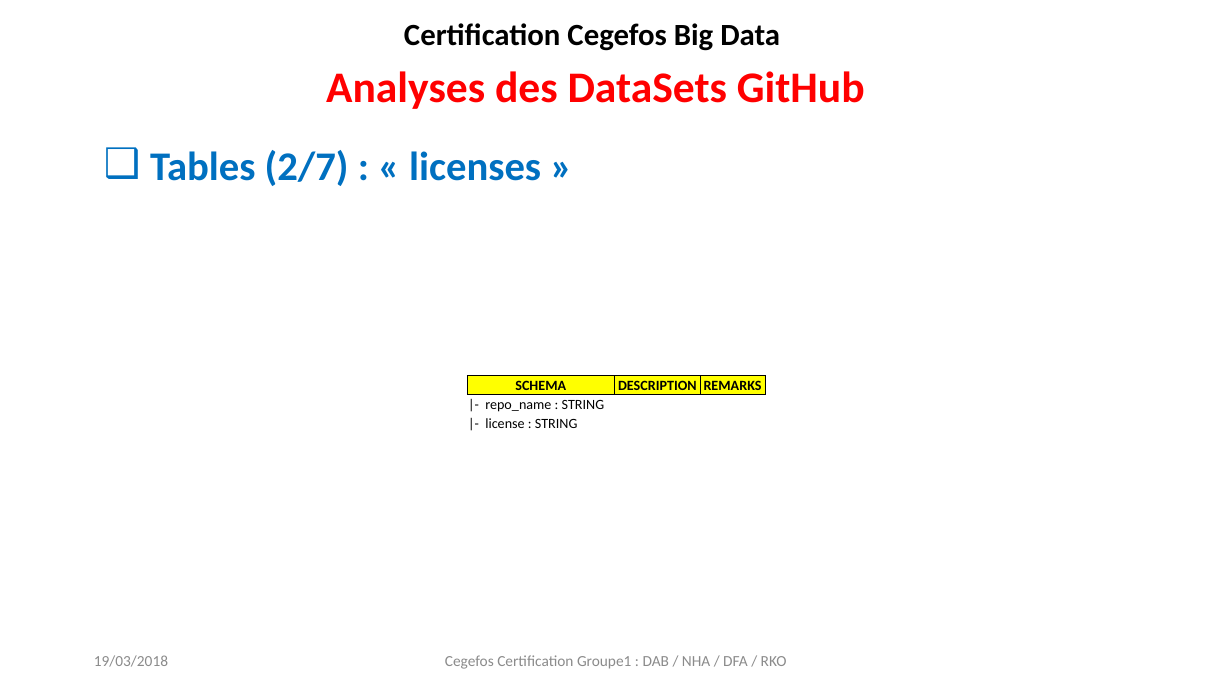
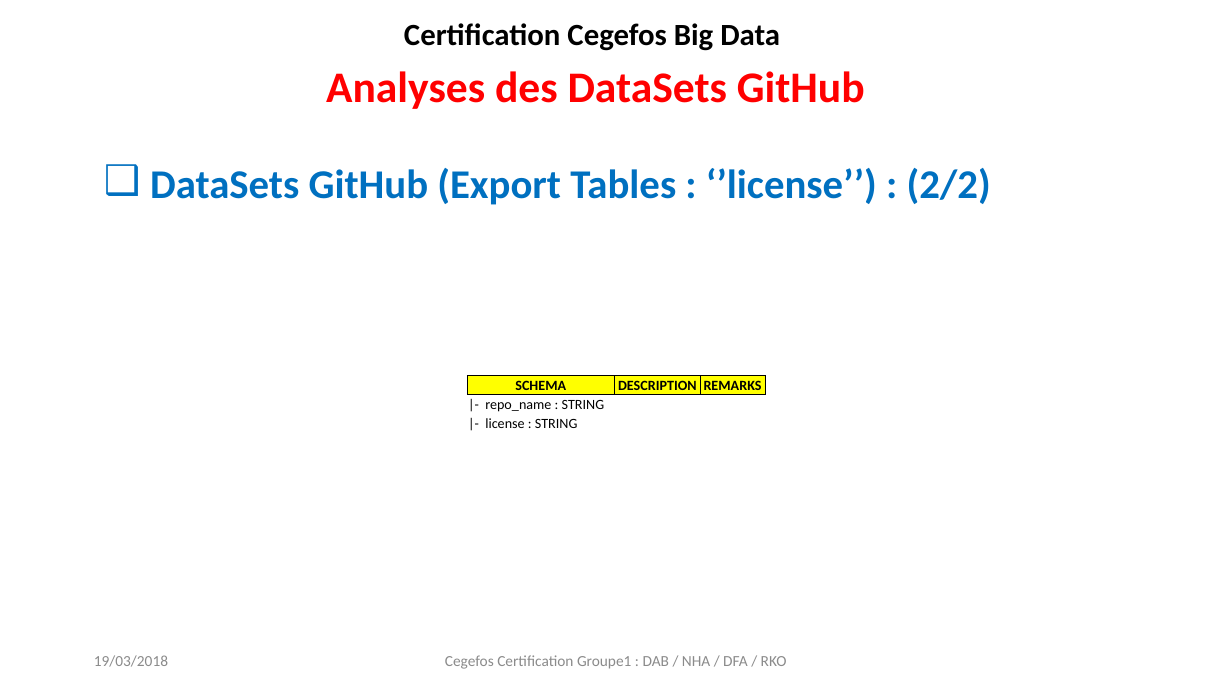
Before and after one commit to chams2012/bigDataGr1, a slide deck: slide 6 of projet_certification_github_group1.pptx (slide 19 before the commit). Drawn at 1232x693 pixels with LibreOffice and Linux fonts; fonts in the diff are those of the drawing. Boxes give left, top, right and bottom in pixels: in the first picture for what was removed or moved away, otherwise in the second. Text is boxed around its words. In the diff, an @@ line names an element or a change of style, - is before the commit and + after.

```diff
--- a/projet_certification_github_group1.pptx
+++ b/projet_certification_github_group1.pptx
@@ text at [150, 168, 991, 205]: text changed; size 31.7 to 31.8 pt @@
-❑ Tables (2/7) : « licenses »
+❑ DataSets GitHub (Export Tables : ‘’license’’) : (2/2)
```
Also in this commit, not shown: 16 other slides changed, 2 other files.
